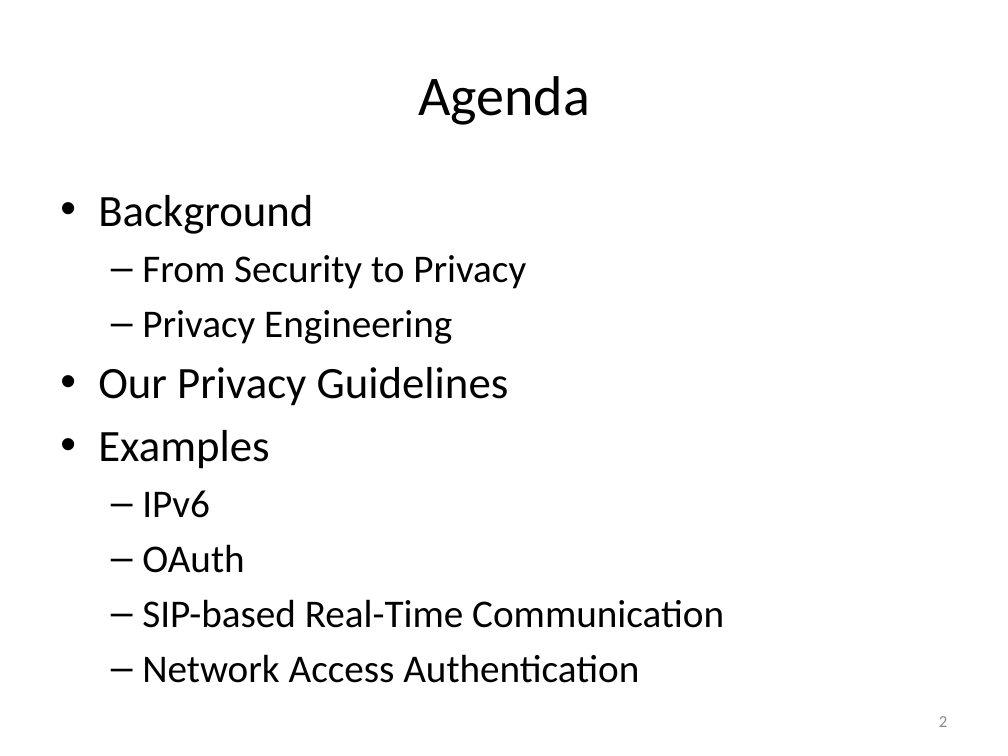
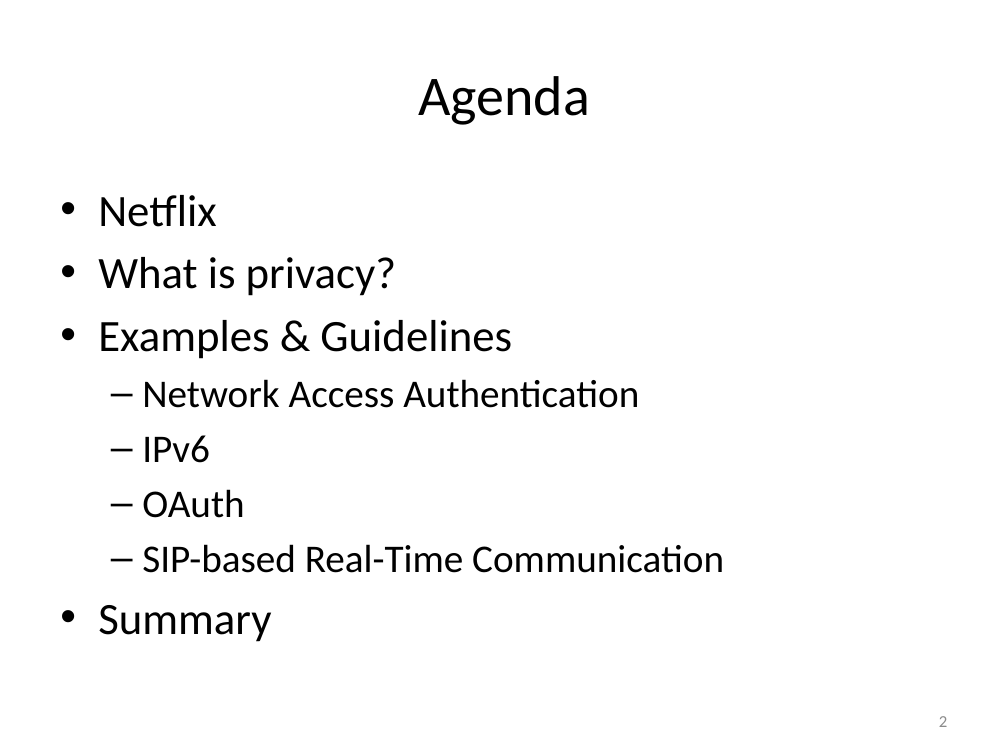
Before and after one commit to hannestschofenig/tschofenig-ids, a slide deck: slide 2 of PrivacyTutorial/iab-privacy-considerations.pptx. Drawn at 1008x756 pixels with LibreOffice and Linux fonts; fonts in the diff are those of the drawing. Boxes give left, top, right and bottom in pixels: in the first picture for what was removed or moved away, otherwise in the second. Text is boxed around its words. In the diff, an @@ line names an element or a change of style, - is before the commit and + after.

```diff
--- a/PrivacyTutorial/iab-privacy-considerations.pptx
+++ b/PrivacyTutorial/iab-privacy-considerations.pptx
@@ text at [98,195,639,408]: text changed; size 28 to 32 pt @@
-• Background
-  – From Security to Privacy
-  – Privacy Engineering
-• Our Privacy Guidelines
-• Examples
+• Netflix
+• What is privacy?
+• Examples & Guidelines
+  – Network Access Authentication
@@ text at [98,605,271,642]: text changed; size 28 to 32 pt @@
-  – Network Access Authentication
+• Summary
```
Also in this commit, not shown: 17 other slides changed, 3 slides added, 18 slides removed.
